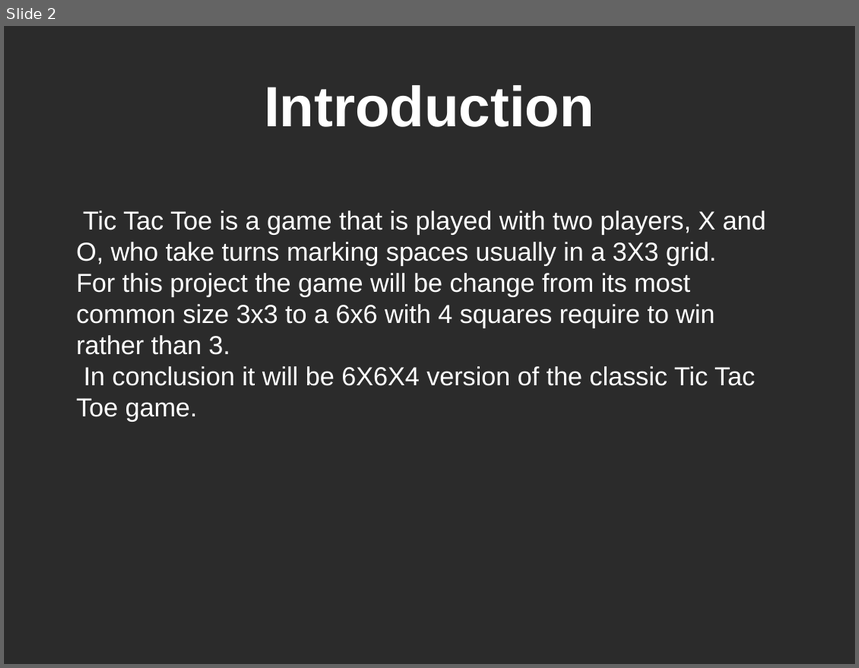
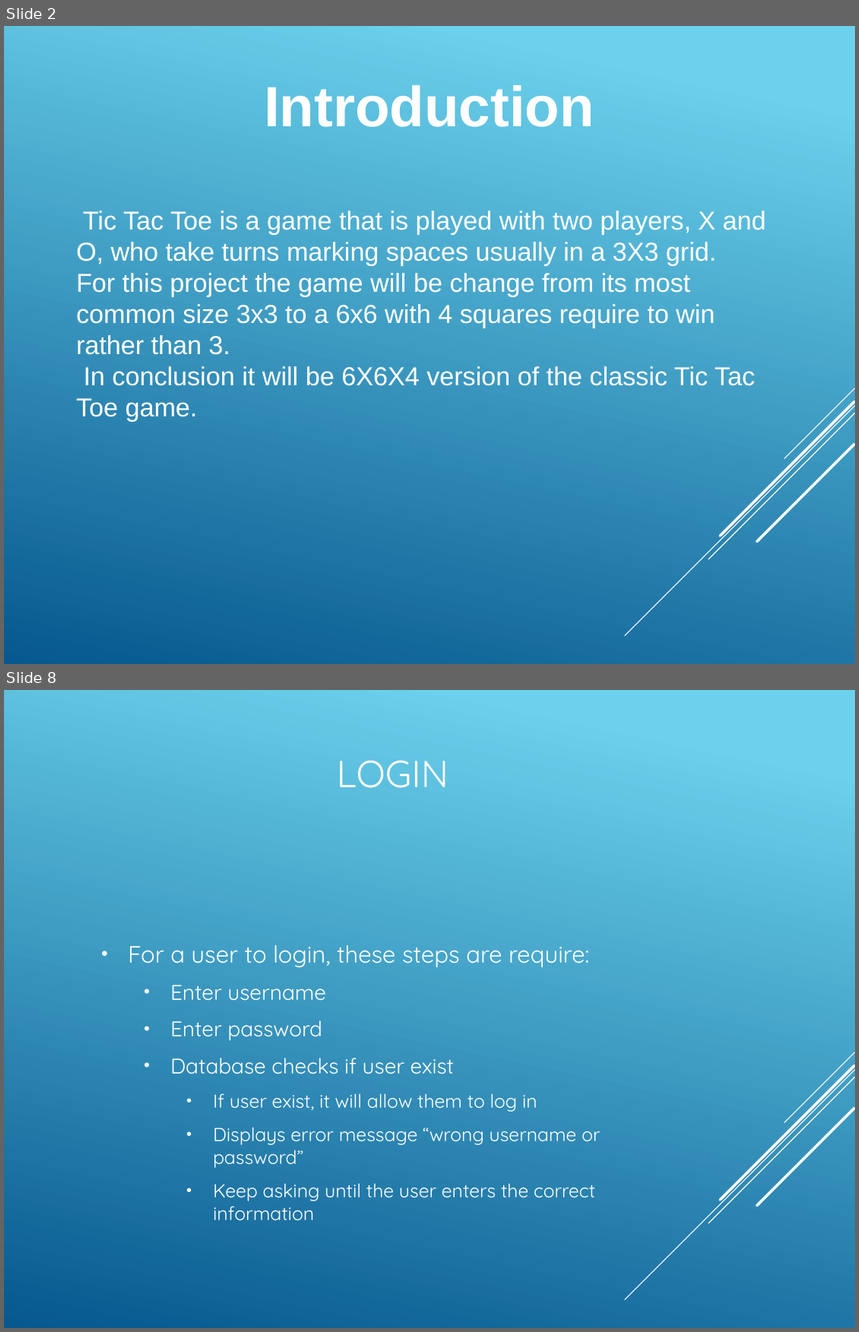
Before and after one commit to Amatarasu/A-Team, a slide deck: Power Point Presentation-bk.pptx. Shown one above the other, each under a label of ours: slide 2 before the commit, slides 2 and 8 after it; the slides between them are not shown. The pictures are 859x668 and 859x1332 pixels, drawn with LibreOffice and Linux fonts; fonts in the diff are those of the drawing; background and template pictures are left out; a plain dark background stands for a picture behind light text. Boxes give left, top, right and bottom in pixels: in the first picture for what was removed or moved away, otherwise in the second. Text is boxed around its words. In the diff, an @@ line names an element or a change of style, - is before the commit and + after.

```diff
--- a/Power Point Presentation-bk.pptx
+++ b/Power Point Presentation-bk.pptx
@@ slide 8 added at (4, 690, 855, 1328), background gradient #6ED2EB to #06588E; not listed: 5 template elements that a slide beside it also shows @@
@@ title added at (337, 760, 449, 788), 32 pt, text #FFFFFF @@
+LOGIN
@@ text added at (128, 945, 600, 1221), 16 pt, text #FFFFFF @@
+• For a user to login, these steps are require:
+  • Enter username
+  • Enter password
+  • Database checks if user exist
+    • If user exist, it will allow them to log in
+    • Displays error message “wrong username or password”
+    • Keep asking until the user enters the correct information
@@ slide 2 changed as well @@
@@ background picture (left out) to gradient #6ED2EB to #06588E @@
@@ group added at (626, 389, 855, 636): 5 lines @@
```
Also in this commit, not shown: 2 other slides changed, 9 other slides added, 6 slides removed, 5 other files.
